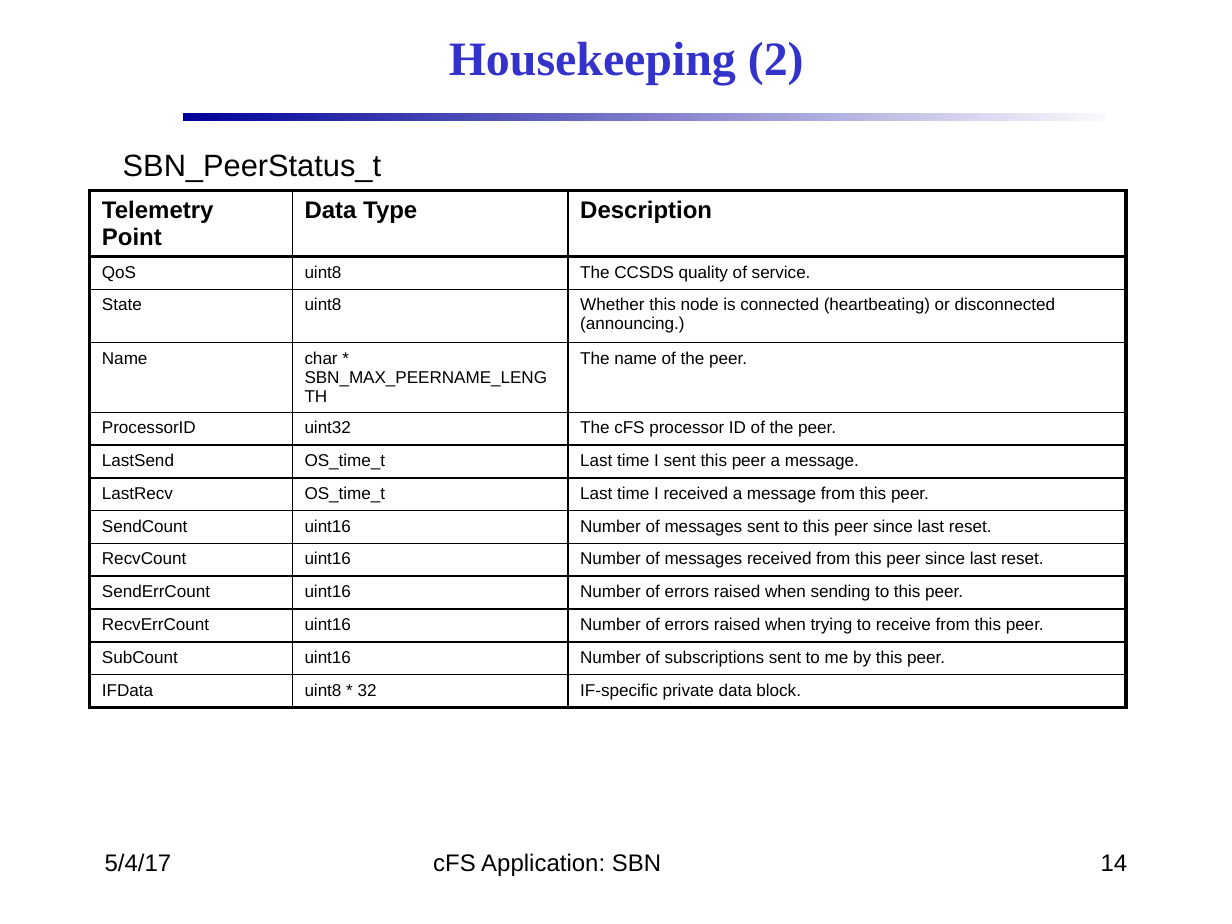
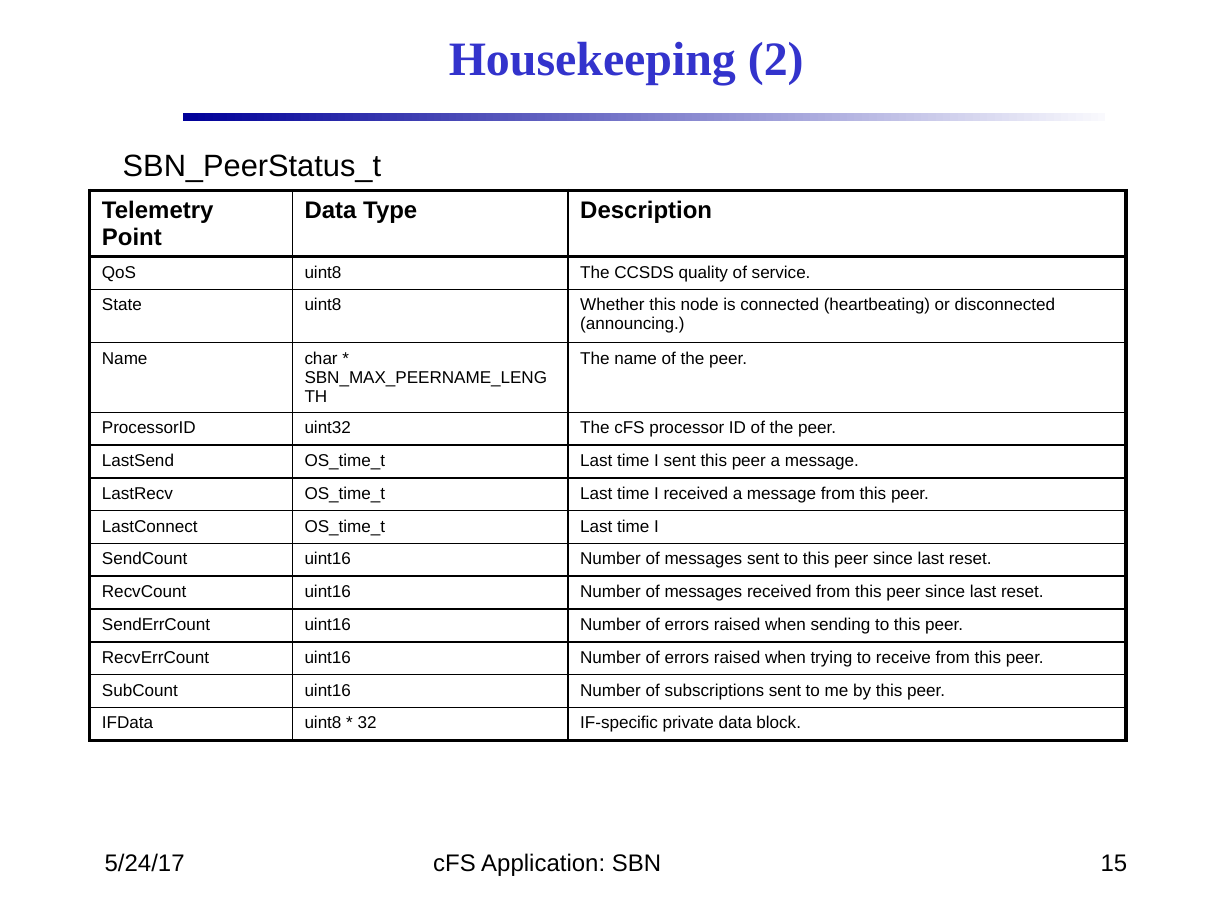
Before and after one commit to nasa/SBN, a slide deck: slide 15 of docs/SBN_Design.pptx (slide 14 before the commit). Drawn at 1232x924 pixels with LibreOffice and Linux fonts; fonts in the diff are those of the drawing; background and template pictures are left out. Boxes give left, top, right and bottom in pixels: in the first picture for what was removed or moved away, otherwise in the second. Text is boxed around its words. In the diff, an @@ line names an element or a change of style, - is before the commit and + after.

```diff
--- a/docs/SBN_Design.pptx
+++ b/docs/SBN_Design.pptx
@@ table at [90,191,1126,736] @@
+row 8: LastConnect | OS_time_t | Last time I
@@ text at [105,853,185,872]: text changed @@
-5/4/17
+5/24/17
@@ page number at [1101,854,1128,872]: text changed @@
-14
+15
```
Also in this commit, not shown: 17 other slides changed, 1 slide added, 3 slides removed.
